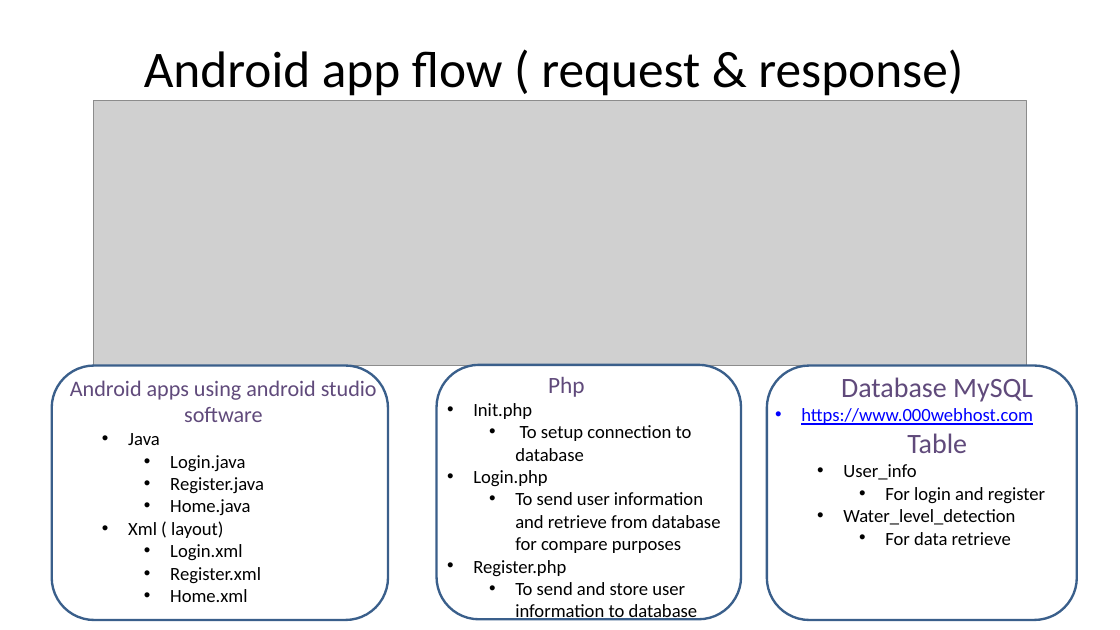
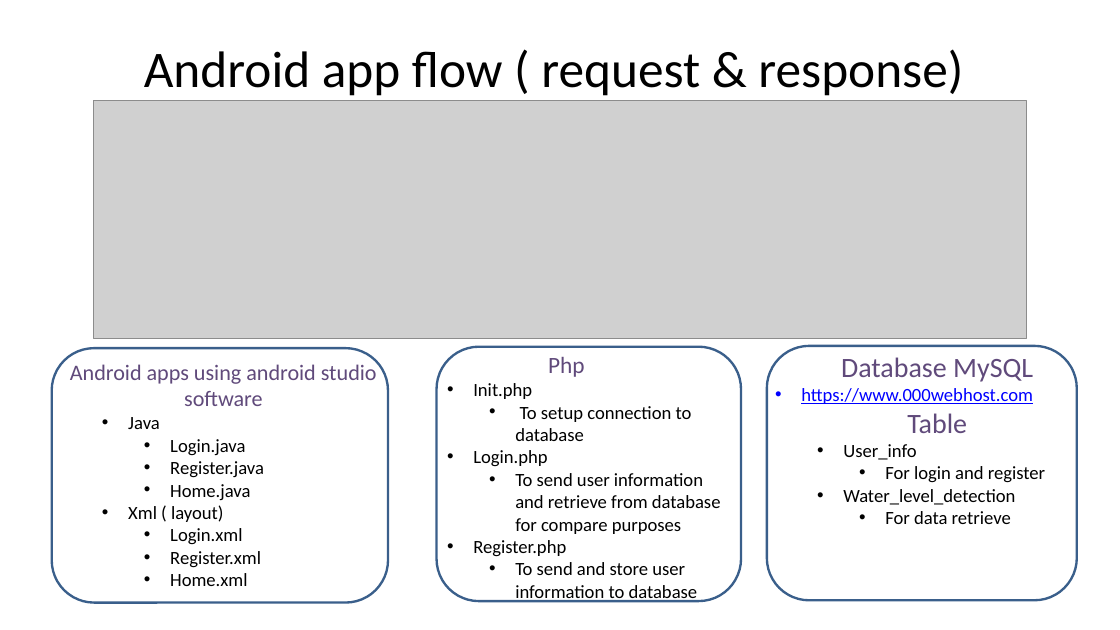
Before and after one commit to SoftwareEgineeringWaterDetectionSystem/Smart_Water_Level_Detection_System, a slide deck: slide 17 of software engineering slide.pptx (slide 7 before the commit). Drawn at 1120x630 pixels with LibreOffice and Linux fonts; fonts in the diff are those of the drawing; grey boxes stand for pictures; background and template pictures are left out. Boxes give left, top, right and bottom in pixels: in the first picture for what was removed or moved away, otherwise in the second. Text is boxed around its words. In the diff, an @@ line names an element or a change of style, - is before the commit and + after.

```diff
--- a/software engineering slide.pptx
+++ b/software engineering slide.pptx
@@ picture: place and size @@
-picture at (93, 101, 1027, 365)
+picture at (93, 101, 1027, 339)
@@ text "Android apps using android studio ...": place and size @@
-text "Android apps using android studio ..." at (70, 377, 377, 602)
+text "Android apps using android studio ..." at (70, 361, 377, 586)
@@ rounded rectangle: place and size @@
-rounded rectangle at (52, 365, 388, 620)
+rounded rectangle at (52, 348, 388, 602)
@@ 2 texts, 2 rounded rectangles: place and size @@
-2 texts, 2 rounded rectangles at (437, 365, 1077, 621)
+2 texts, 2 rounded rectangles at (437, 346, 1077, 603)
```
Also in this commit, not shown: 7 other slides changed, 3 slides added, 1 other file.
